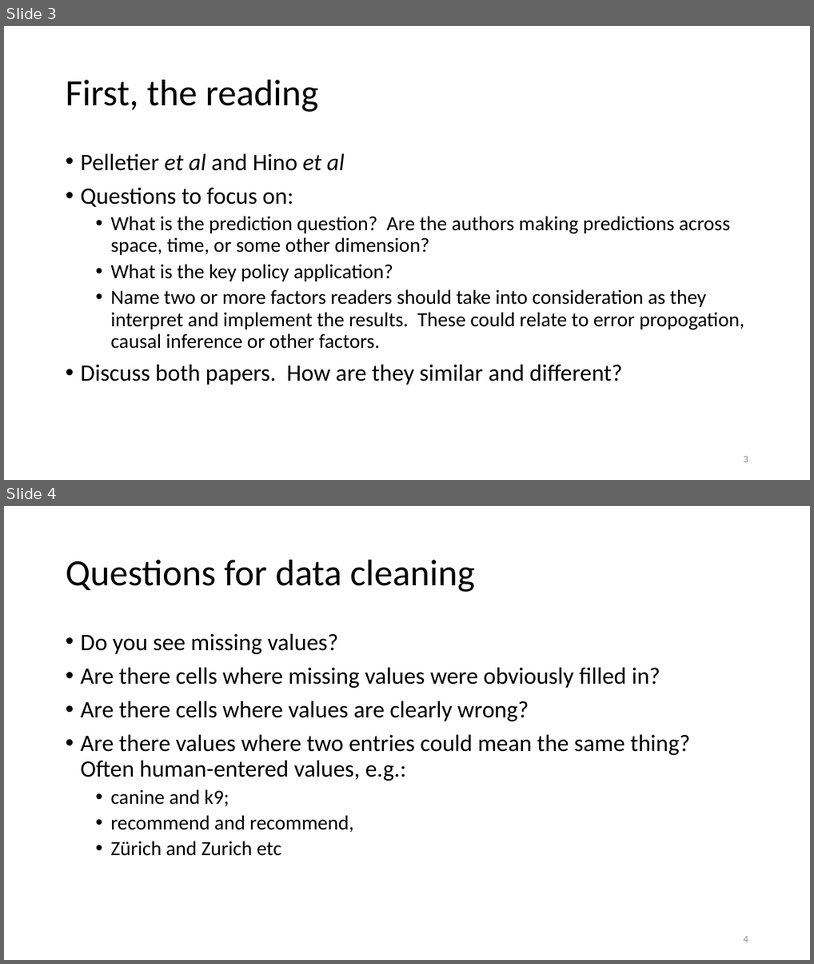
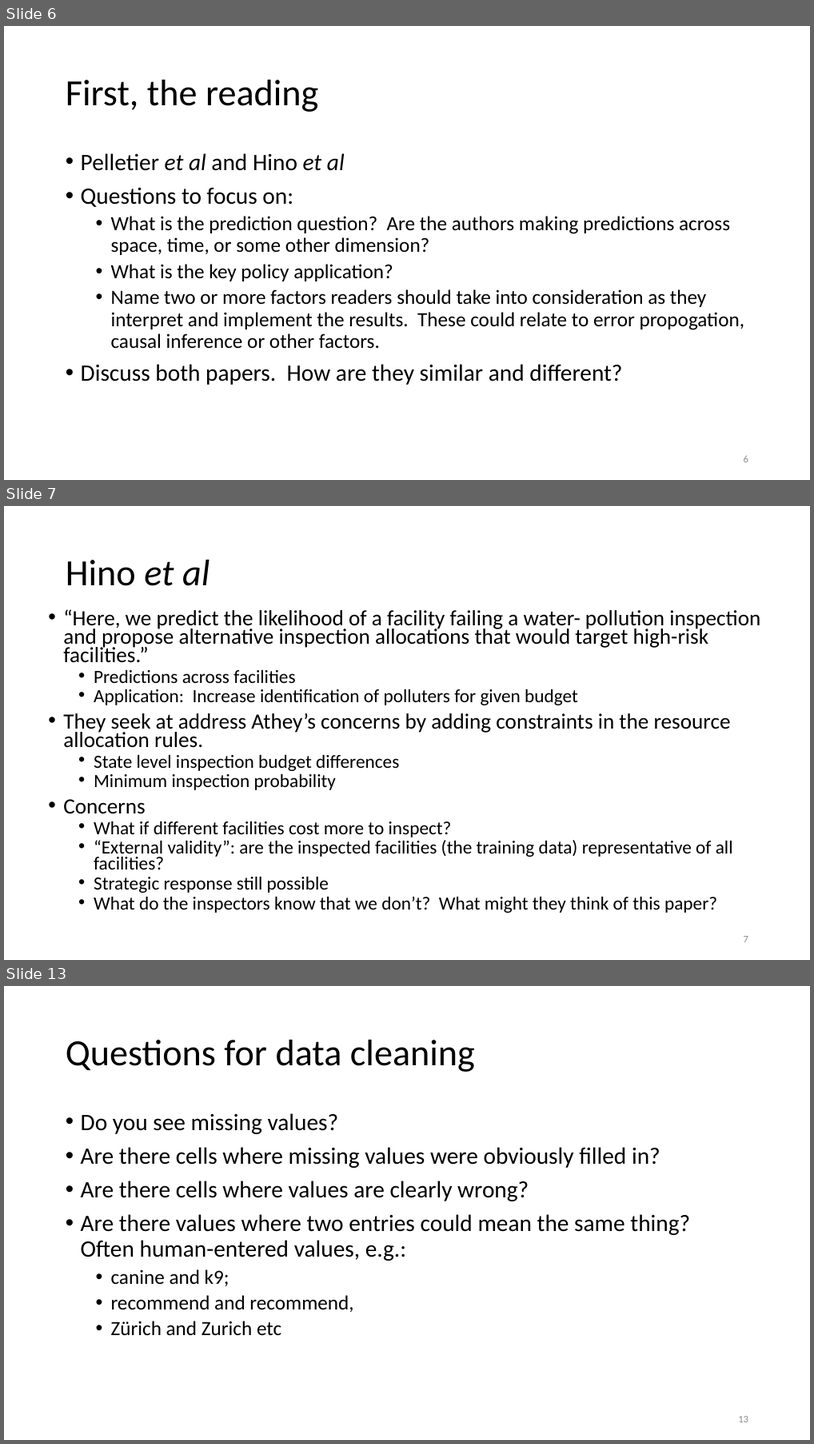
Before and after one commit to nickolasclarke/ER131, a slide deck: lecture/Lecture 06 Sept 17/6 Data Cleaning, EDA.pptx. Shown one above the other, each under a label of ours: slides 3 and 4 before the commit, slides 6, 7 and 13 after it; the slides between them are not shown. The pictures are 814x964 and 814x1444 pixels, drawn with LibreOffice and Linux fonts; fonts in the diff are those of the drawing. Boxes give left, top, right and bottom in pixels: in the first picture for what was removed or moved away, otherwise in the second. Text is boxed around its words. In the diff, an @@ line names an element or a change of style, - is before the commit and + after.

```diff
--- a/lecture/Lecture 06 Sept 17/6 Data Cleaning, EDA.pptx
+++ b/lecture/Lecture 06 Sept 17/6 Data Cleaning, EDA.pptx
@@ slide 7 added at (x1=4, y1=506, x2=810, y2=960), background #FFFFFF @@
@@ title added at (x1=66, y1=560, x2=210, y2=586), 44 pt, text #000000 @@
+Hino et al
@@ text added at (x1=63, y1=609, x2=761, y2=912), 22.2 pt, text #000000 @@
+• “Here, we predict the likelihood of a facility failing a water- pollution inspection and propose alternative inspection allocations that would target high-risk facilities.”
+  • Predictions across facilities
+  • Application: Increase identification of polluters for given budget
+• They seek at address Athey’s concerns by adding constraints in the resource allocation rules.
+  • State level inspection budget differences
+  • Minimum inspection probability
+• Concerns
+  • What if different facilities cost more to inspect?
+  • “External validity”: are the inspected facilities (the training data) representative of all facilities?
+  • Strategic response still possible
+  • What do the inspectors know that we don’t? What might they think of this paper?
@@ page number added at (x1=744, y1=936, x2=749, y2=942), 12 pt, text #8C8C8C @@
+7
@@ what was slide 3 is now slide 6 @@
@@ page number at (x1=744, y1=455, x2=749, y2=462): text changed @@
-3
+6
@@ what was slide 4 is now slide 13 @@
@@ page number at (x1=738, y1=1416, x2=749, y2=1422): text changed @@
-4
+13
```
Also in this commit, not shown: 1 slide changed, 9 other slides added, 3 other files.
